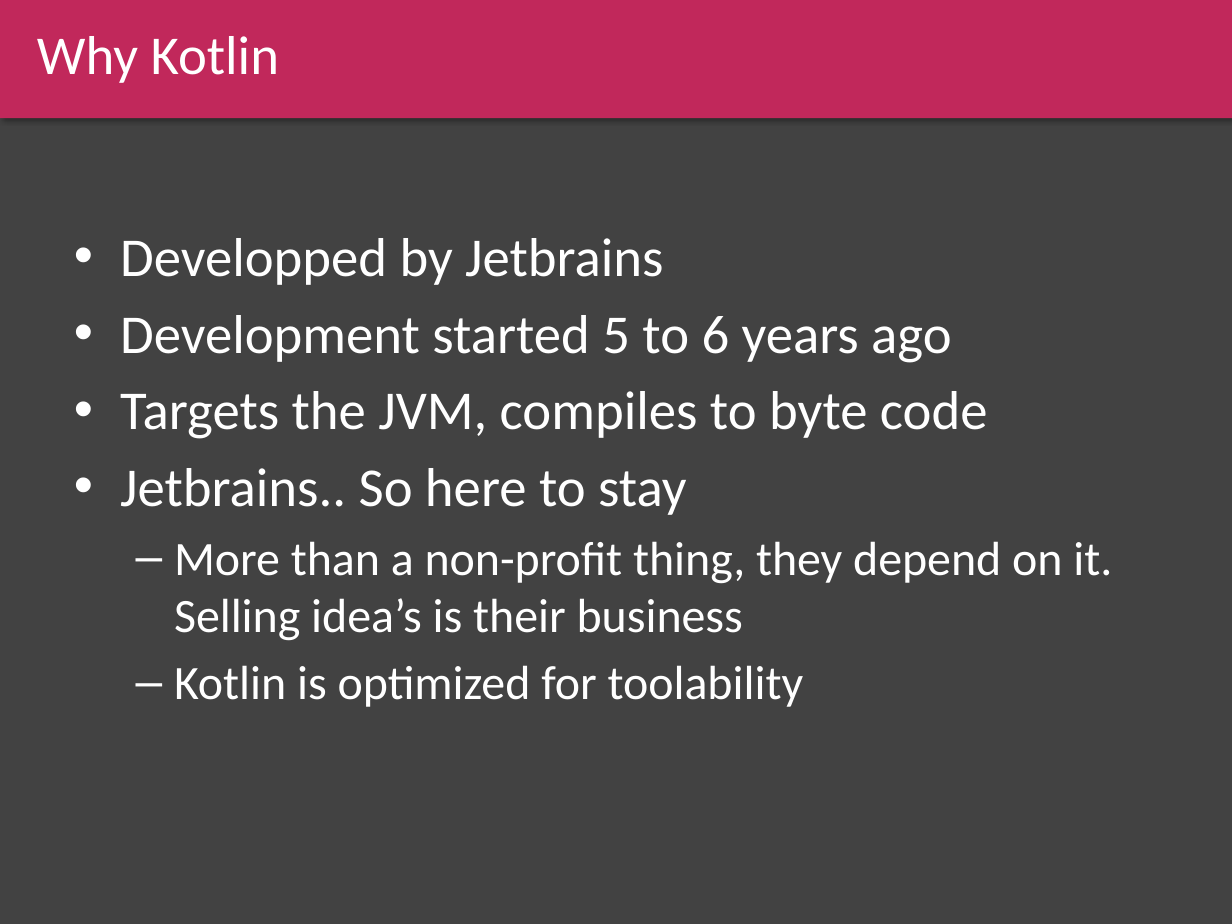
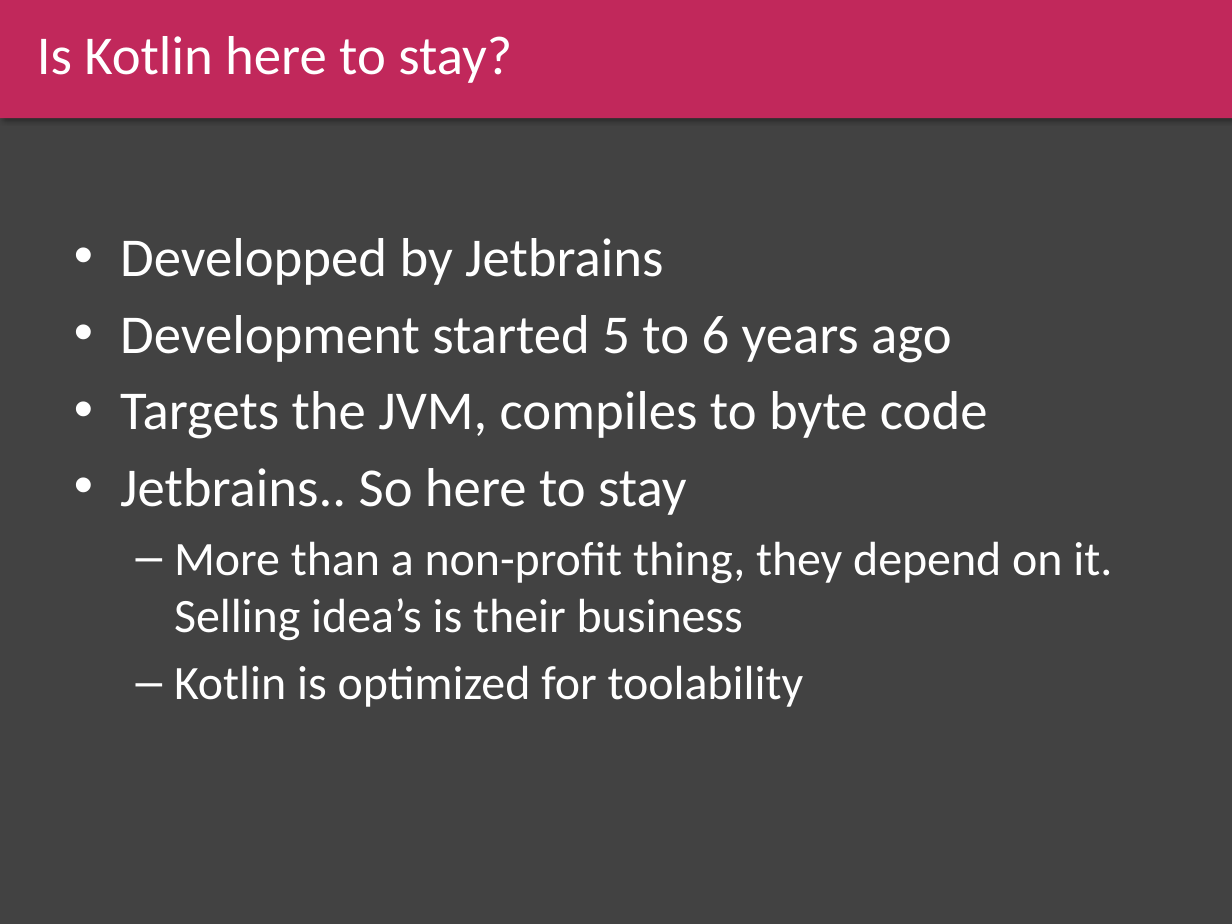
Before and after one commit to Endran/KotlinExample, a slide deck: slide 13 of Kotlin.pptx (slide 12 before the commit). Drawn at 1232x924 pixels with LibreOffice and Linux fonts; fonts in the diff are those of the drawing. Boxes give left, top, right and bottom in pixels: in the first picture for what was removed or moved away, otherwise in the second. Text is boxed around its words. In the diff, an @@ line names an element or a change of style, - is before the commit and + after.

```diff
--- a/Kotlin.pptx
+++ b/Kotlin.pptx
@@ text in rectangle at box(37, 36, 512, 83): text changed @@
-Why Kotlin
+Is Kotlin here to stay?
```
Also in this commit, not shown: 3 other slides changed, 4 slides added.
